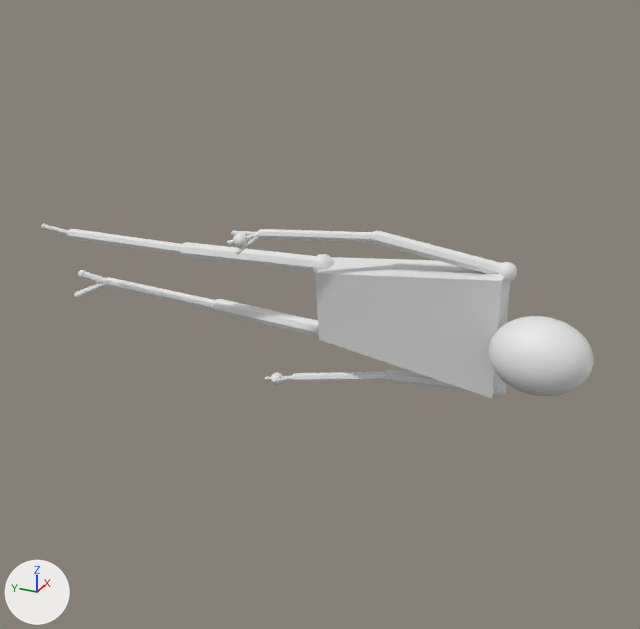
Before and after pictures for a commit that changed the OBJ model 4camera/output_uncalibrated/full_body/pose3/full_body_pose3_mediapipe_mesh.obj.
Both versions are drawn from a 50 mm lens placed at (-2.55, -2.06, 1.25), pointed at (-0.02, -0.92, -0.02). The axes (+X, +Y, +Z) are drawn at lower left. The lights are the same throughout. The first picture is the older version. Where no turn or scale is listed for an object, it has been applied to the vertices. Vertices at exactly the same position are counted once.

Objects in the first picture: 'full_body_pose3_mediapipe_mesh'.
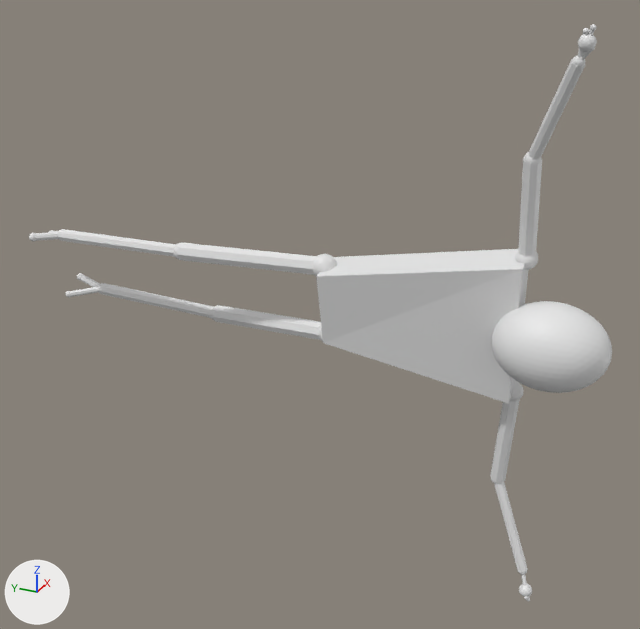
What differs and where, as boxes [x1, y1, x2, y2] in the pictures (640 x 629 px; the box of a moved part takes in the faces that stretch with it):
'full_body_pose3_mediapipe_mesh', reshaped (230% taller)
    before: [41, 224, 594, 398]
    after: [29, 24, 612, 601]
part 1 of me_full_body_pose3_mediapipe_mesh, moved or reshaped
    before: [489, 316, 594, 396]
    after: [492, 301, 612, 393]
part 2 of me_full_body_pose3_mediapipe_mesh, moved or reshaped
    before: [499, 262, 517, 281]
    after: [515, 251, 538, 270]
part 3 of me_full_body_pose3_mediapipe_mesh, moved or reshaped
    before: [372, 231, 378, 243]
    after: [524, 152, 542, 163]
part 4 of me_full_body_pose3_mediapipe_mesh, moved or reshaped
    before: [257, 229, 261, 238]
    after: [572, 56, 585, 67]
part 5 of me_full_body_pose3_mediapipe_mesh, moved or reshaped
    before: [494, 379, 506, 397]
    after: [510, 381, 524, 401]
part 6 of me_full_body_pose3_mediapipe_mesh, moved or reshaped
    before: [292, 373, 295, 381]
    after: [519, 570, 527, 575]
part 7 of me_full_body_pose3_mediapipe_mesh, moved or reshaped
    before: [233, 233, 248, 248]
    after: [578, 34, 597, 52]
part 8 of me_full_body_pose3_mediapipe_mesh, moved or reshaped
    before: [231, 230, 235, 235]
    after: [583, 28, 589, 34]
part 9 of me_full_body_pose3_mediapipe_mesh, moved or reshaped
    before: [227, 240, 231, 245]
    after: [590, 24, 596, 30]
part 10 of me_full_body_pose3_mediapipe_mesh, moved or reshaped
    before: [271, 372, 283, 385]
    after: [519, 584, 532, 597]
part 11 of me_full_body_pose3_mediapipe_mesh, moved or reshaped
    before: [313, 254, 334, 273]
    after: [313, 254, 337, 276]
part 12 of me_full_body_pose3_mediapipe_mesh, moved or reshaped
    before: [180, 243, 186, 257]
    after: [173, 243, 180, 259]
part 13 of me_full_body_pose3_mediapipe_mesh, moved or reshaped (mostly hidden)
    before: [316, 325, 319, 338]
    after: [319, 326, 323, 342]
part 14 of me_full_body_pose3_mediapipe_mesh, moved or reshaped
    before: [212, 299, 217, 312]
    after: [211, 306, 216, 320]
part 15 of me_full_body_pose3_mediapipe_mesh, moved or reshaped
    before: [41, 224, 46, 229]
    after: [29, 233, 36, 241]
part 16 of me_full_body_pose3_mediapipe_mesh, moved or reshaped
    before: [44, 225, 510, 398]
    after: [35, 29, 595, 598]

The change, as a list of edits to the scene's bpy script:
```text
Change me_full_body_pose3_mediapipe_mesh:
    used by ob_full_body_pose3_mediapipe_mesh; location = (0.0, 0.0, 0.0)
    remove me_full_body_pose3_mediapipe_mesh.from_pydata(...)  # 5172 vertices, 10188 faces; spans x -0.21..0.13, y -1.84..0.18, z -0.32..0.32
    add me_full_body_pose3_mediapipe_mesh.from_pydata(...)  # 5172 vertices, 10188 faces; spans x -0.24..0.14, y -1.88..0.19, z -0.99..0.99
    me_full_body_pose3_mediapipe_mesh part 1: the loose piece of 642 vertices spanning x -0.19..0.05, y -1.84..-1.52, z -0.11..0.13 is scaled about its middle by 1.14, then moved by (0.03, -0.02, 0.02)
    me_full_body_pose3_mediapipe_mesh part 2: the loose piece of 162 vertices spanning x -0.03..0.03, y -1.57..-1.51, z 0.2..0.26 is moved by (0.01, -0.05, 0.05)
    me_full_body_pose3_mediapipe_mesh part 3: the loose piece of 162 vertices spanning x -0.06..-0.02, y -1.15..-1.11, z 0.28..0.32 is moved by (-0.02, -0.47, 0.31)
    me_full_body_pose3_mediapipe_mesh part 4: the loose piece of 162 vertices spanning x -0.17..-0.14, y -0.79..-0.76, z 0.28..0.31 is moved by (-0.04, -0.93, 0.6)
    me_full_body_pose3_mediapipe_mesh part 5: the loose piece of 162 vertices spanning x 0.01..0.08, y -1.57..-1.5, z -0.23..-0.17 is moved by (0.02, -0.05, -0.01)
    me_full_body_pose3_mediapipe_mesh part 6: the loose piece of 162 vertices spanning x -0.03..0.0, y -0.84..-0.81, z -0.3..-0.27 is moved by (0.04, -0.87, -0.61)
    me_full_body_pose3_mediapipe_mesh part 7: the loose piece of 162 vertices spanning x -0.21..-0.16, y -0.74..-0.69, z 0.25..0.3 is moved by (-0.03, -1.02, 0.67)
    me_full_body_pose3_mediapipe_mesh part 8: the loose piece of 162 vertices spanning x -0.18..-0.17, y -0.69..-0.68, z 0.29..0.3 is moved by (-0.05, -1.04, 0.68)
    me_full_body_pose3_mediapipe_mesh part 9: the loose piece of 162 vertices spanning x -0.21..-0.19, y -0.69..-0.67, z 0.26..0.28 is moved by (-0.03, -1.06, 0.72)
    me_full_body_pose3_mediapipe_mesh part 10: the loose piece of 162 vertices spanning x -0.06..-0.01, y -0.78..-0.74, z -0.32..-0.27 is moved by (0.04, -0.95, -0.66)
    me_full_body_pose3_mediapipe_mesh part 11: the loose piece of 162 vertices spanning x -0.03..0.05, y -0.96..-0.88, z 0.12..0.19 is moved by (-0.02, -0.01, 0.0)
    me_full_body_pose3_mediapipe_mesh part 12: the loose piece of 162 vertices spanning x -0.09..-0.04, y -0.45..-0.4, z 0.13..0.18 is moved by (-0.01, 0.01, 0.0)
    me_full_body_pose3_mediapipe_mesh part 13: the loose piece of 162 vertices spanning x 0.0..0.08, y -0.96..-0.88, z -0.14..-0.07 is moved by (-0.01, -0.02, 0.0)
    me_full_body_pose3_mediapipe_mesh part 14: the loose piece of 162 vertices spanning x 0.08..0.13, y -0.47..-0.42, z -0.15..-0.1 is moved by (-0.01, -0.01, -0.03)
    me_full_body_pose3_mediapipe_mesh part 15: the loose piece of 162 vertices spanning x -0.11..-0.09, y 0.16..0.18, z 0.17..0.18 is moved by (-0.05, 0.01, -0.03)
    me_full_body_pose3_mediapipe_mesh part 16: 804 of 5172 vertices moved; they spanned x -0.21..0.13, y -1.54..0.17, z -0.31..0.32 and now span x -0.23..0.14, y -1.75..0.19, z -0.99..0.99; mean shift (-0.02, -0.16, 0.0); largest move (-0.2, -0.68, 0.26) -> (-0.23, -1.74, 0.98)
    other edits to the shape of me_full_body_pose3_mediapipe_mesh do not show in these pictures
```
